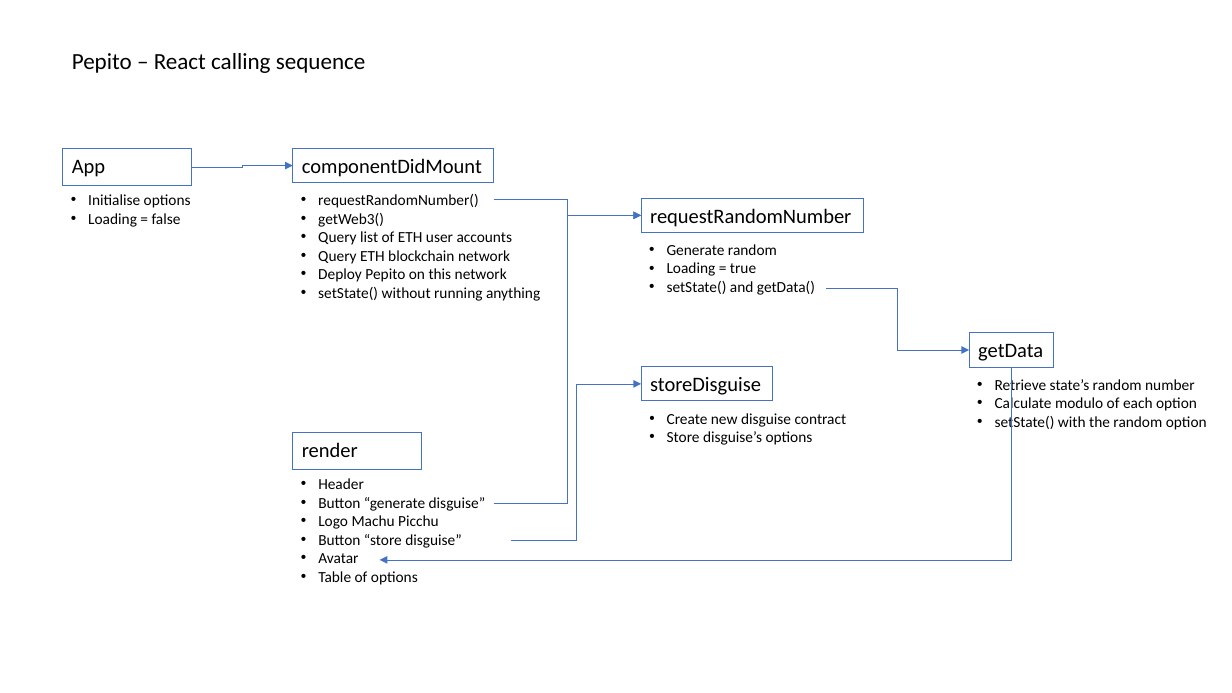
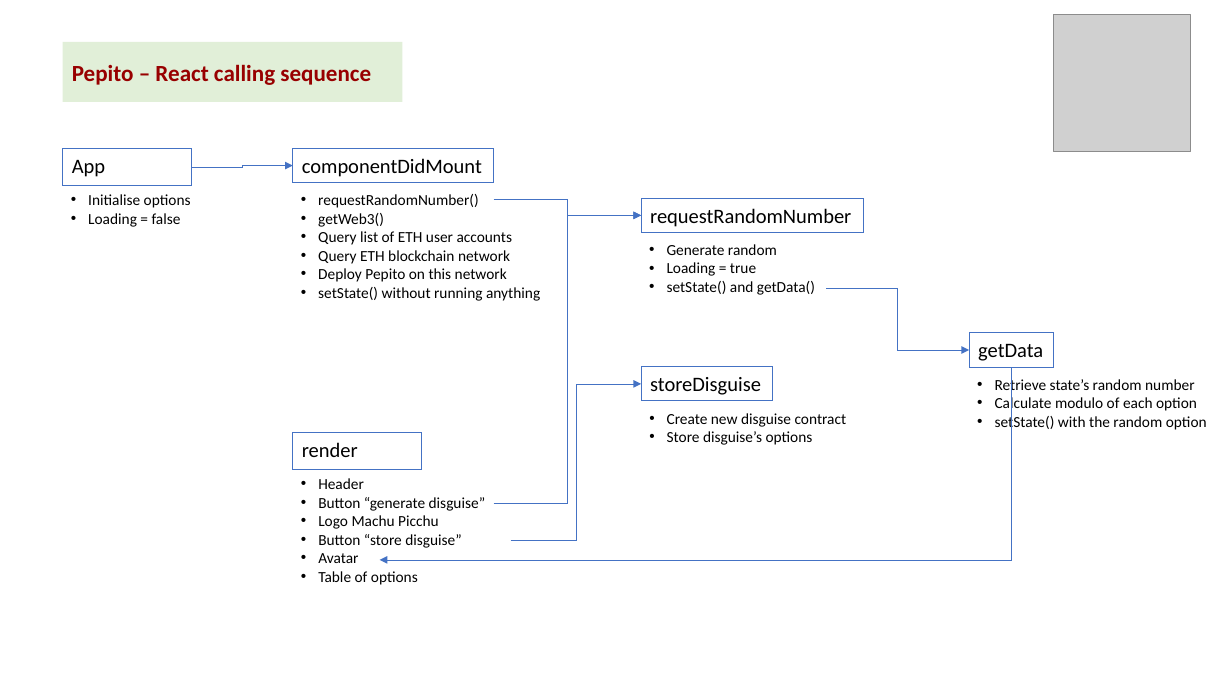
Before and after one commit to kvutien/Project-Machu-Picchu-2020, a slide deck: slide 2 of Pepito/Final Project Design.pptx. Drawn at 1232x693 pixels with LibreOffice and Linux fonts; fonts in the diff are those of the drawing; grey boxes stand for pictures. Boxes give left, top, right and bottom in pixels: in the first picture for what was removed or moved away, otherwise in the second. Text is boxed around its words. In the diff, an @@ line names an element or a change of style, - is before the commit and + after.

```diff
--- a/Pepito/Final Project Design.pptx
+++ b/Pepito/Final Project Design.pptx
@@ picture added at <box>1054,15,1191,152</box> @@
@@ rectangle "Pepito – React calling sequence": place and size @@
-rectangle "Pepito – React calling sequence" at <box>72,53,366,73</box>
+rectangle "Pepito – React calling sequence" at <box>63,42,403,102</box>
@@ rectangle "Pepito – React calling sequence" at <box>63,42,403,102</box>: text colour #000000 to #980000, bold on; vertical alignment top to middle; fill none to #E1EFD8 @@
```
Also in this commit, not shown: 1 other slide changed, 2 other files.
